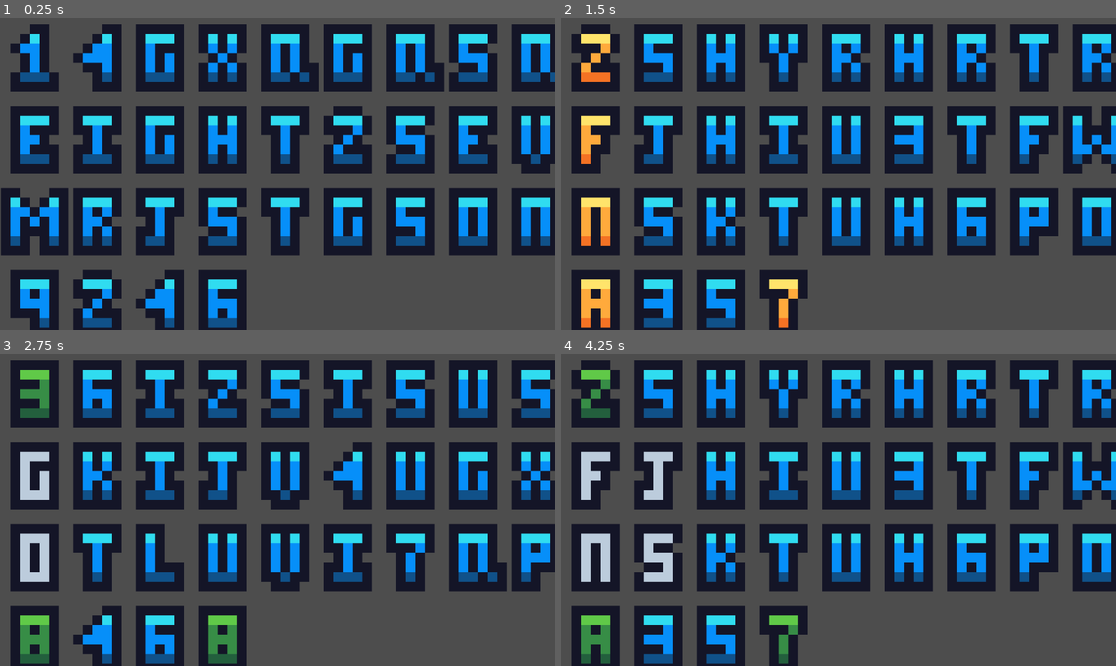
Above: before the commit, frames 1-4 (two rows, left to right).
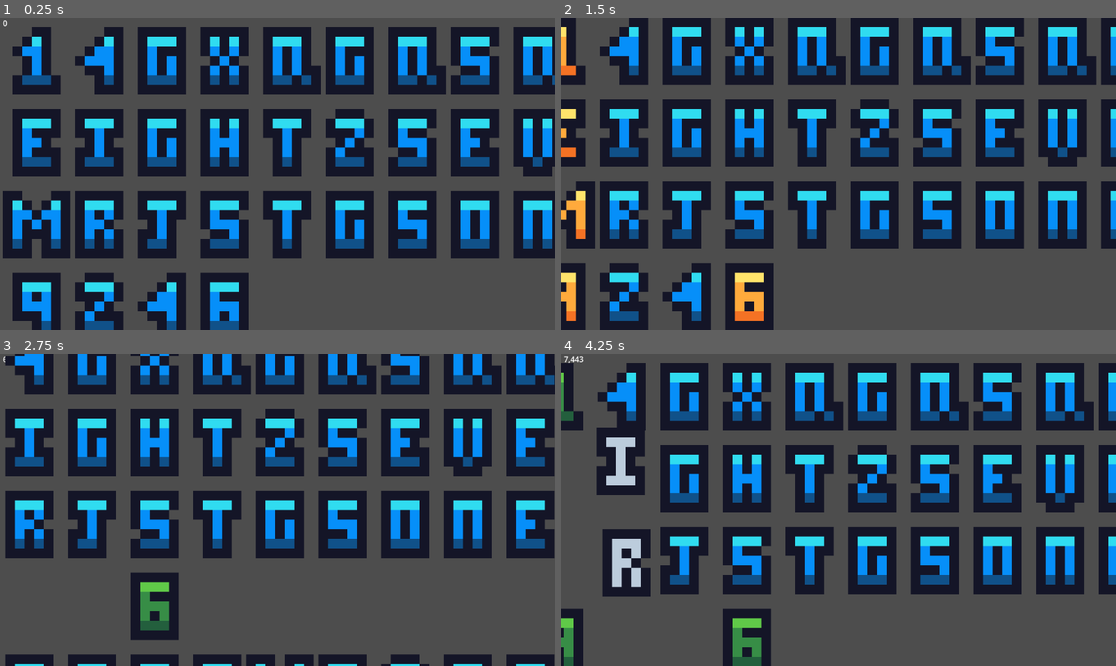
Above: after the commit, the same moments.

Repository: MrOnosa/AdventOfCode2023
Game: Godot game, scene res://days/day1/day1-1.tscn
Two runs of this game, one before a commit and one after it. Both use one fixed random seed, a clock stepped at 60 frames per second and the inputs below.
Inputs (mouse positions are in pixels of both pictures, inside the frame that each line leads up to):
- Up to frame 1 (0.25 s): no input
- Up to frame 2 (1.5 s): tap Enter at 0.5 s; move the mouse to (960, 158) at 0.52 s; hold Right (ui_right) 0.53-1.28 s; click (960, 158) at 0.67 s; move the mouse to (727, 189) at 1.27 s; hold Down (ui_down) from 1.28 s (still down); click (727, 189) at 1.42 s
- Up to frame 3 (2.75 s): move the mouse to (333, 441) at 2.02 s; release Down (ui_down) at 2.03 s; hold Right (ui_right) from 2.03 s (still down); click (333, 441) at 2.17 s
- Up to frame 4 (4.25 s): move the mouse to (810, 572) at 2.77 s; release Right (ui_right) at 2.78 s; hold Up (ui_up) 2.78-3.53 s; click (810, 572) at 2.92 s; move the mouse to (1005, 556) at 3.52 s; hold Left (ui_left) from 3.53 s (still down); click (1005, 556) at 3.67 s

The runs differ from the first frame. In frame 1, 20% of the frame differs, in the area x 0-100%, y 0-100%; in frame 2, 62%; in frame 3, 56%; in frame 4, 56%.

Commit message:
Added some fun effects to the letters but there are so many it gets laggy

Diff:
--- a/Line.gd
+++ b/Line.gd
@@ -3,6 +3,8 @@
 
 @export var line = "" : set = _setLine
 @export var timer : Timer
+
+signal letters_found
 
 var letters : Array[LetterSprite] = []
 var leftmost_letter_index : int = 0
@@ -25,9 +27,9 @@
 	for letter in line:
 		if letter == '\n':
 			continue
-		var ls : LetterSprite = letter_sprite_scene.instantiate()
+		var ls : LetterSprite = letter_sprite_scene.instantiate().get_node("LetterSprite")
 		ls.position += Vector2(x,0)
-		add_child(ls)
+		add_child(ls.get_parent())
 		ls._show(letter)
 		x += 130.0
 		letters.append(ls)
@@ -58,5 +60,15 @@
 			letters[rightmost_letter_index]._incorrect()
 			rightmost_letter_index -= 1
 
-	#if letters[leftmost_letter_index].correct and letters[rightmost_letter_index].correct:
-		#timer.stop()
+	if letters[leftmost_letter_index].correct and letters[rightmost_letter_index].correct:
+		timer.stop()
+		letters_found.emit(_get_total())
+		for i in range(leftmost_letter_index+1, rightmost_letter_index):
+			letters[i]._incorrect()
+
+func _get_total():
+	return ((_ord(letters[leftmost_letter_index].letter) - _ord('0')) * 10) + (_ord(letters[rightmost_letter_index].letter) - _ord('0'))
+
+
+func _ord(character: String):
+	return character.to_ascii_buffer()[0]
--- /dev/null
+++ b/days/day1/Camera2D.gd
@@ -0,0 +1,27 @@
+extends Camera2D
+
+var move_speed = 100.0
+var zoom_speed = 0.1
+
+# Called when the node enters the scene tree for the first time.
+func _ready():
+	pass # Replace with function body.
+
+
+func _process(delta):
+	if Input.is_action_pressed("ui_right"):
+		position.x += move_speed * delta
+	if Input.is_action_pressed("ui_left"):
+		position.x -= move_speed * delta
+	if Input.is_action_pressed("ui_up"):
+		position.y -= move_speed * delta
+	if Input.is_action_pressed("ui_down"):
+		position.y += move_speed * delta
+
+func _input(event):
+	if event is InputEventMouseButton:
+		if event.button_index == MOUSE_BUTTON_WHEEL_DOWN:
+			# Zoom out
+			zoom /= (1.0 + zoom_speed)
+		if event.button_index == MOUSE_BUTTON_WHEEL_UP:
+			zoom *= (1.0 + zoom_speed)
--- a/days/day1/LetterSprite.gd
+++ b/days/day1/LetterSprite.gd
@@ -16,25 +16,25 @@
 	pass
 	#_show("a")
 
-func _input(event):
-	if(event.is_action_pressed("ui_left")):
-		region_rect.position -= Vector2(move_amount, 0)
-
-		if(region_rect.position.x < 0):
-			_show('0')
-
-	if(event.is_action_pressed("ui_right")):
-		region_rect.position += Vector2(move_amount, 0)
-
-		if(region_rect.position.x > wrap_around_limit):
-			region_rect.position = Vector2(0, region_rect.position.y)
-
-	if event is InputEventKey and event.pressed:
-		var pressed_key = char(event.unicode)
-
-		# Check if the pressed key corresponds to a letter
-		if ('A' <= pressed_key and pressed_key <= 'Z') or ('a' <= pressed_key and pressed_key <= 'z') or ('0' <= pressed_key and pressed_key <= '9'):
-			_show(pressed_key)
+#func _input(event):
+	#if(event.is_action_pressed("ui_left")):
+		#region_rect.position -= Vector2(move_amount, 0)
+	#
+		#if(region_rect.position.x < 0):
+			#_show('0')
+			#
+	#if(event.is_action_pressed("ui_right")):
+		#region_rect.position += Vector2(move_amount, 0)
+	#
+		#if(region_rect.position.x > wrap_around_limit):
+			#region_rect.position = Vector2(0, region_rect.position.y)
+	#
+	#if event is InputEventKey and event.pressed:
+		#var pressed_key = char(event.unicode)
+#
+		## Check if the pressed key corresponds to a letter
+		#if ('A' <= pressed_key and pressed_key <= 'Z') or ('a' <= pressed_key and pressed_key <= 'z') or ('0' <= pressed_key and pressed_key <= '9'):
+			#_show(pressed_key)
 
 func _ord(character: String):
 	return character.to_ascii_buffer()[0]
@@ -61,6 +61,10 @@
 func _incorrect():
 	region_rect.position = Vector2(region_rect.position.x, incorrect_y)
 	focusing = false
+	var rb = get_parent()
+	rb.freeze = false
+	rb.linear_velocity = Vector2(randf_range(-50.0, 50.0), randf_range(-500.0, 0.0))
+	$"../VisibleOnScreenNotifier2D".screen_exited.connect(_on_visible_on_screen_notifier_2d_screen_exited)
 
 func _correct():
 	region_rect.position = Vector2(region_rect.position.x, correct_y)
@@ -69,3 +73,6 @@
 
 func _eval():
 	return '0' <= letter and letter <= '9'
+
+func _on_visible_on_screen_notifier_2d_screen_exited():
+	queue_free()
--- a/days/day1/day1-1.gd
+++ b/days/day1/day1-1.gd
@@ -1,8 +1,10 @@
 extends Node2D
 
+var total = 0
 
 # Called when the node enters the scene tree for the first time.
 func _ready():
+	#var txtFile = FileAccess.open("res://days/day1/example.txt", FileAccess.READ)
 	var txtFile = FileAccess.open("res://days/day1/puzzle-input.txt", FileAccess.READ)
 	var exampleText = txtFile.get_as_text() # Store text into string record
 
@@ -12,7 +14,7 @@
 
 	var currentLine : Line = line_sprite_scene.instantiate()
 	add_child(currentLine)
-	var pos = Vector2(2,13)
+	var pos = Vector2(20, 20)
 	var lines = exampleText.split("\n")
 	for line in lines:
 		if line.length() > 0:
@@ -20,8 +22,25 @@
 			currentLine.line = line
 			currentLine.position = pos
 			add_child(currentLine)
+			currentLine.letters_found.connect(_add_to_total)
 			pos += Vector2(0, 170)
+
+	_add_to_total(0)
 
 # Called every frame. 'delta' is the elapsed time since the previous frame.
 func _process(delta):
 	pass
+
+func _add_to_total(num):
+	total += num
+	$Camera2D/Label.text = format_number_with_commas(total)
+
+func format_number_with_commas(number):
+	var formatted_number = str(number)
+
+	# Insert commas every three digits from the end
+	var length = formatted_number.length()
+	for i in range(length - 3, 0, -3):
+		formatted_number = formatted_number.insert(i, ",")
+
+	return formatted_number
--- a/days/day1/day1-1.tscn
+++ b/days/day1/day1-1.tscn
@@ -1,6 +1,19 @@
-[gd_scene load_steps=2 format=3 uid="uid://ducnjrnhdui1x"]
+[gd_scene load_steps=3 format=3 uid="uid://ducnjrnhdui1x"]
 
 [ext_resource type="Script" path="res://days/day1/day1-1.gd" id="1_4ihbl"]
+[ext_resource type="Script" path="res://days/day1/Camera2D.gd" id="2_psvdc"]
 
 [node name="Day1-1" type="Node2D"]
+position = Vector2(4, 0)
 script = ExtResource("1_4ihbl")
+
+[node name="Camera2D" type="Camera2D" parent="."]
+position = Vector2(570, 325)
+script = ExtResource("2_psvdc")
+
+[node name="Label" type="Label" parent="Camera2D"]
+offset_left = -570.0
+offset_top = -325.0
+offset_right = -551.0
+offset_bottom = -302.0
+text = "23"
--- a/days/day1/letter_sprite.tscn
+++ b/days/day1/letter_sprite.tscn
@@ -1,13 +1,28 @@
-[gd_scene load_steps=3 format=3 uid="uid://cfiufcudrnv61"]
+[gd_scene load_steps=4 format=3 uid="uid://cfiufcudrnv61"]
 
 [ext_resource type="Texture2D" uid="uid://e81hx3cse858" path="res://textures/Alfabeto.png" id="1_cfcdr"]
 [ext_resource type="Script" path="res://days/day1/LetterSprite.gd" id="2_4fl7r"]
 
-[node name="LetterSprite" type="Sprite2D"]
+[sub_resource type="RectangleShape2D" id="RectangleShape2D_jdadx"]
+size = Vector2(100, 140)
+
+[node name="RigidBody2D" type="RigidBody2D"]
+sleeping = true
+freeze = true
+
+[node name="LetterSprite" type="Sprite2D" parent="."]
 texture_filter = 1
-position = Vector2(70, 70)
+position = Vector2(50, 70)
 scale = Vector2(20, 20)
 texture = ExtResource("1_cfcdr")
 region_enabled = true
 region_rect = Rect2(91, 23, 7, 7)
 script = ExtResource("2_4fl7r")
+
+[node name="CollisionShape2D" type="CollisionShape2D" parent="."]
+position = Vector2(50, 70)
+shape = SubResource("RectangleShape2D_jdadx")
+disabled = true
+
+[node name="VisibleOnScreenNotifier2D" type="VisibleOnScreenNotifier2D" parent="."]
+position = Vector2(51, 10)
